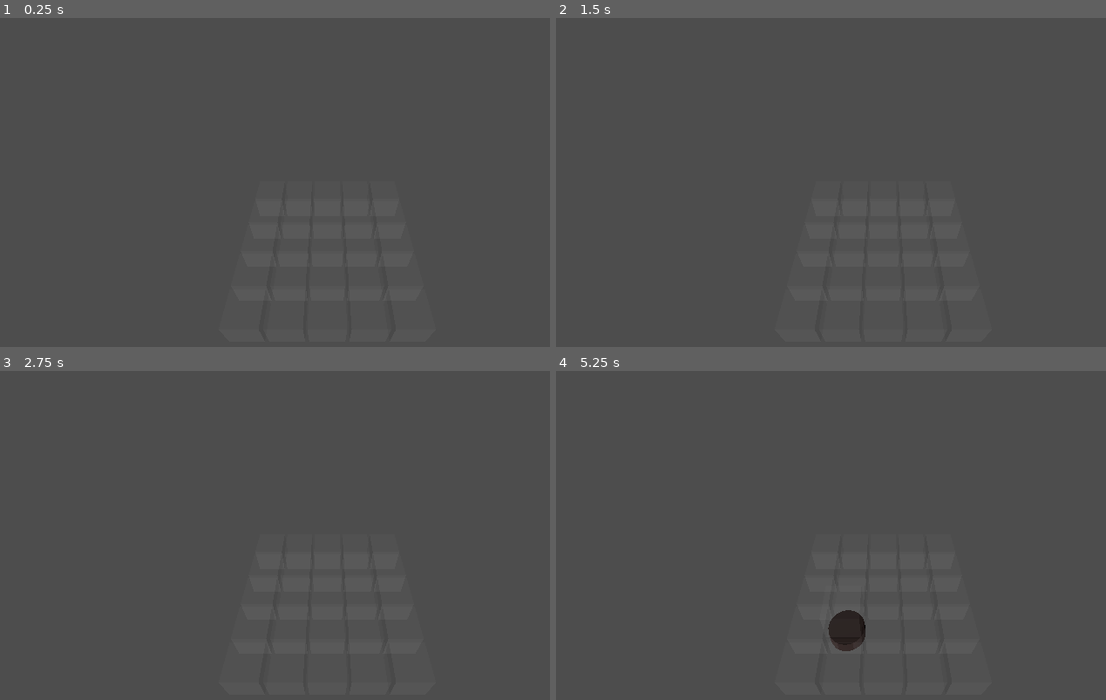
Above: before the commit, frames 1-4 (two rows, left to right).
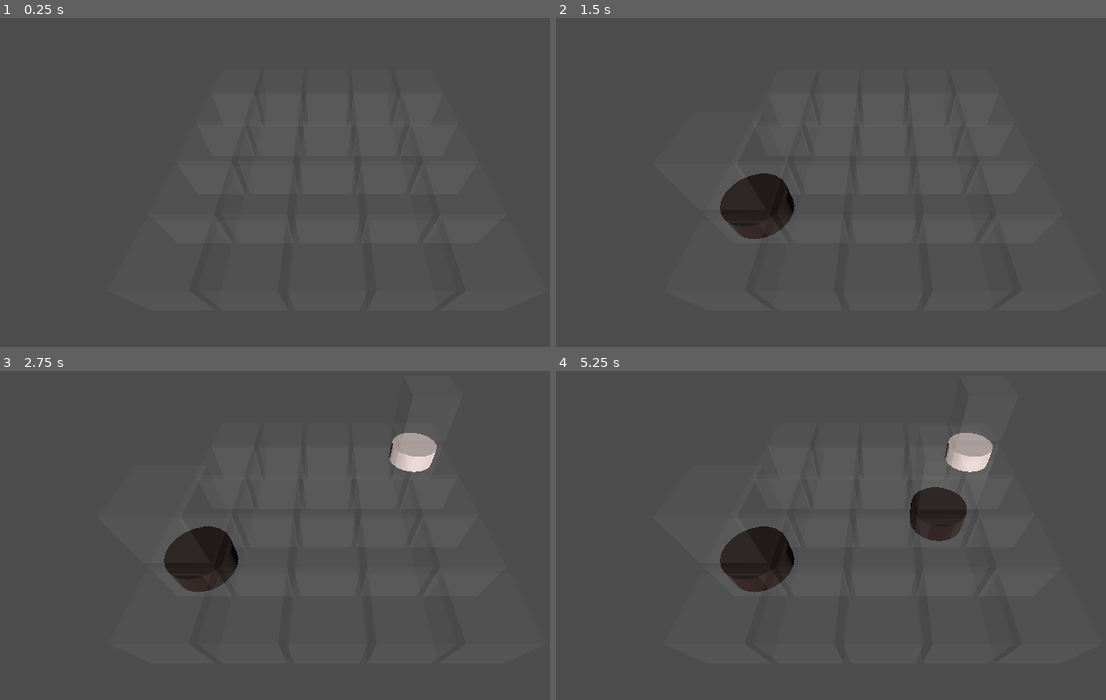
Above: after the commit, the same moments.

Repository: abazhutov/4-in-row-3D
Game: Godot game, scene res://main.tscn
Same seed, same stepped clock (60 frames per second), same inputs: the game is played once before the commit and once after it.
Inputs (mouse positions are in pixels of both pictures, inside the frame that each line leads up to):
- Up to frame 1 (0.25 s): no input
- Up to frame 2 (1.5 s): tap Enter at 0.5 s; move the mouse to (1034, 162) at 0.52 s; click (1034, 162) at 0.67 s; tap Space at 1.25 s; move the mouse to (743, 198) at 1.27 s; click (743, 198) at 1.42 s
- Up to frame 3 (2.75 s): tap Enter at 2 s; move the mouse to (396, 446) at 2.02 s; click (396, 446) at 2.17 s
- Up to frame 4 (5.25 s): tap Space at 2.75, 4.25 s; move the mouse to (847, 611) at 2.77 s; click (847, 611) at 2.92 s; tap Enter at 3.5 s; move the mouse to (1089, 591) at 3.52 s; click (1089, 591) at 3.67 s; move the mouse to (677, 476) at 4.27 s; click (677, 476) at 4.42 s; move the mouse to (919, 532) at 5.02 s; click (919, 532) at 5.17 s

The runs differ from the first frame. In frame 2, 2.0% of the frame differs, in the area x 29-44%, y 47-68%; in frame 3, 2.8%; in frame 4, 4.9%, in the area x 29-80%, y 18-86%.

Commit message:
add camera movement

Diff:
--- /dev/null
+++ b/camera_3d.gd
@@ -0,0 +1,11 @@
+extends Camera3D
+
+
+# Called when the node enters the scene tree for the first time.
+func _ready() -> void:
+	pass # Replace with function body.
+
+
+# Called every frame. 'delta' is the elapsed time since the previous frame.
+func _process(delta: float) -> void:
+	pass
--- a/main.tscn
+++ b/main.tscn
@@ -1,6 +1,8 @@
-[gd_scene load_steps=4 format=3 uid="uid://c47d0qpugjwla"]
+[gd_scene load_steps=6 format=3 uid="uid://c47d0qpugjwla"]
 
 [ext_resource type="Script" uid="uid://c0u7vghwxt4qs" path="res://gameManager.gd" id="1_ig7tw"]
+[ext_resource type="Script" uid="uid://rhd7lm163i6d" path="res://camera_pivot.gd" id="2_h2yge"]
+[ext_resource type="Script" uid="uid://bt6qhal8udbg6" path="res://camera_3d.gd" id="3_1bvp3"]
 
 [sub_resource type="StandardMaterial3D" id="StandardMaterial3D_ig7tw"]
 
@@ -20,9 +22,10 @@
 
 [node name="CameraPivot" type="Node3D" parent="."]
 transform = Transform3D(1, 0, 0, 0, 0.97696376, 0.21340555, 0, -0.21340555, 0.97696376, 0, 2.0369296, 2.1762772)
+script = ExtResource("2_h2yge")
 
-[node name="CameraArm" type="Node3D" parent="."]
-transform = Transform3D(1, 0, 0, 0, 0.97696376, 0.21340555, 0, -0.21340555, 0.97696376, 0, 2.0369296, 2.1762772)
+[node name="CameraArm" type="Node3D" parent="CameraPivot"]
 
-[node name="Camera3D" type="Camera3D" parent="CameraArm"]
-transform = Transform3D(1, 0, 0, 0, 0.8608751, 0.50881624, 0, -0.50881624, 0.8608751, 0, 2.2353318, 2.7451382)
+[node name="Camera3D" type="Camera3D" parent="CameraPivot/CameraArm"]
+transform = Transform3D(1, 0, 0, 0, 0.78371495, 0.6211206, 0, -0.6211206, 0.78371495, 0, -0.8295135, 0.97100735)
+script = ExtResource("3_1bvp3")
Not shown, added: camera_3d.gd.uid
Binary file added: icon.png
Not shown, added: icon.png.import
Not shown, removed: readme.md
